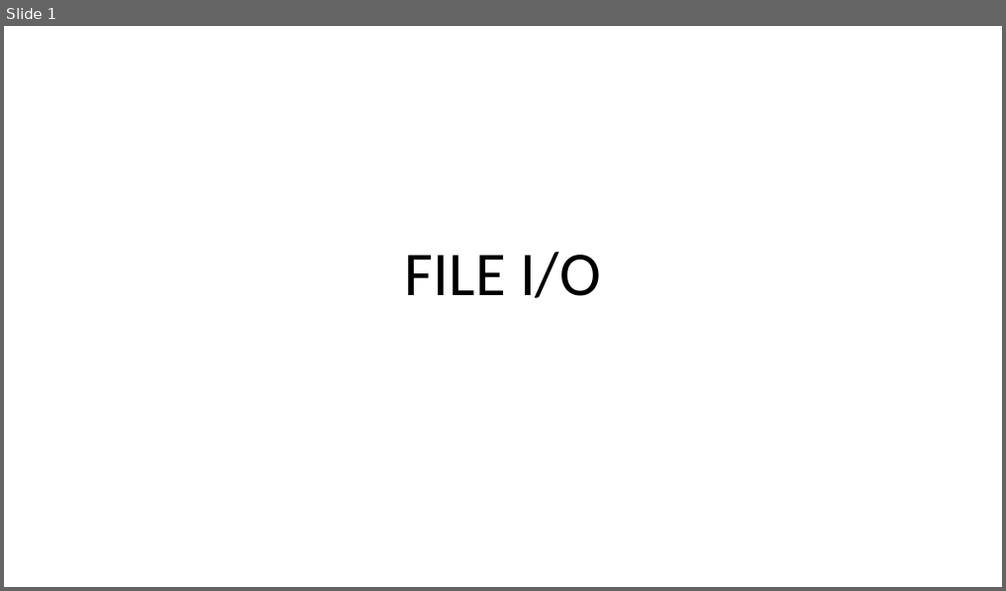
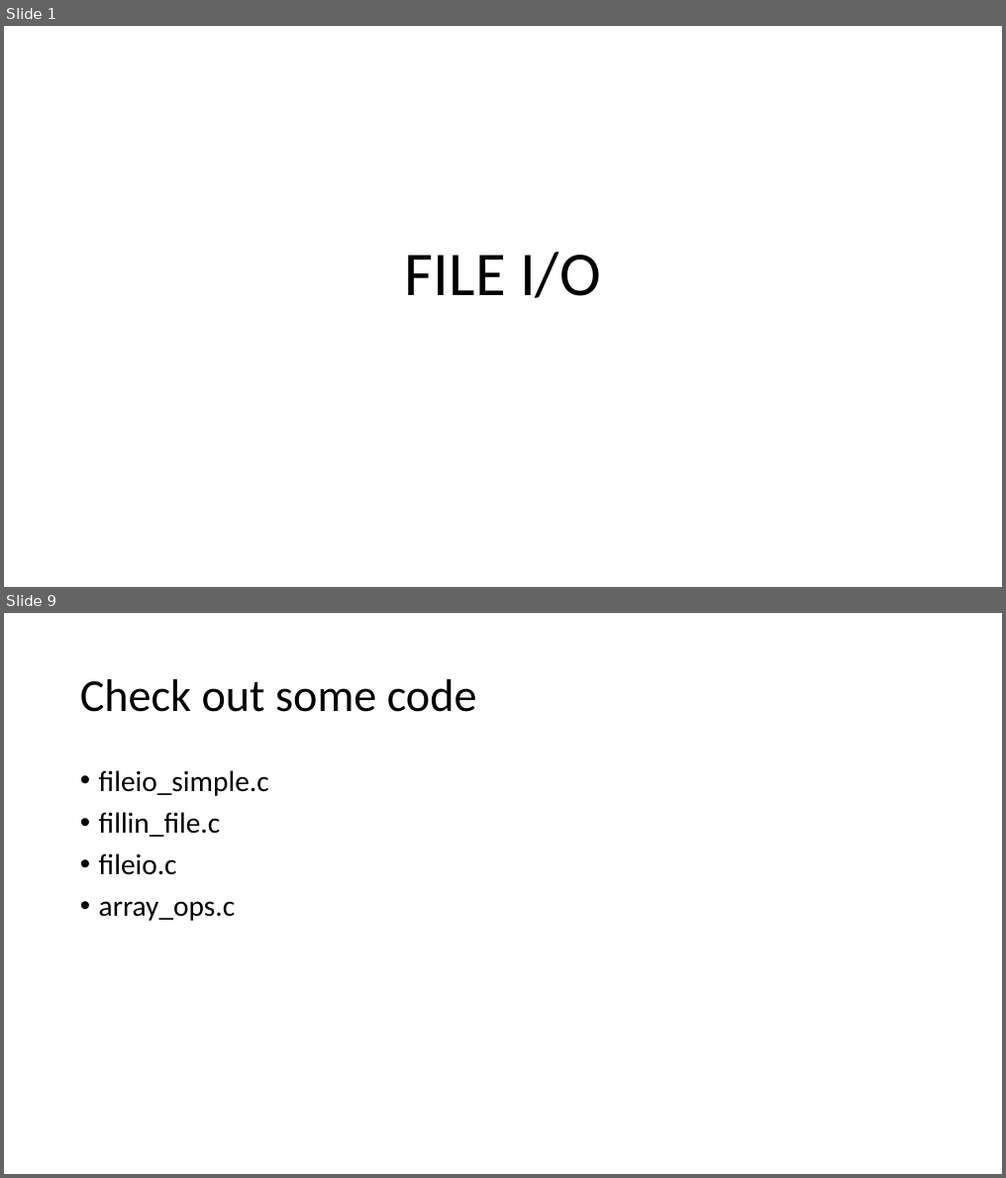
Before and after one commit to rbadrinath/FCP, a slide deck: slides/15-FileIO.pptx. Shown one above the other, each under a label of ours: slide 1 before the commit, slides 1 and 9 after it; the slides between them are not shown. The pictures are 1006x591 and 1006x1178 pixels, drawn with LibreOffice and Linux fonts; fonts in the diff are those of the drawing. Boxes give left, top, right and bottom in pixels: in the first picture for what was removed or moved away, otherwise in the second. Text is boxed around its words. In the diff, an @@ line names an element or a change of style, - is before the commit and + after.

Commit message:
fileioExampleUpdates

```diff
--- a/slides/15-FileIO.pptx
+++ b/slides/15-FileIO.pptx
@@ slide 9 added at (4,613,1002,1174), background #FFFFFF @@
@@ title added at (80,679,477,712), 44 pt, text #000000 @@
+Check out some code
@@ text added at (99,770,269,921), 28 pt, text #000000 @@
+• fileio_simple.c
+• fillin_file.c
+• fileio.c
+• array_ops.c
```
Also in this commit, not shown: 5 slides changed, 2 other slides added, 3 other files.
